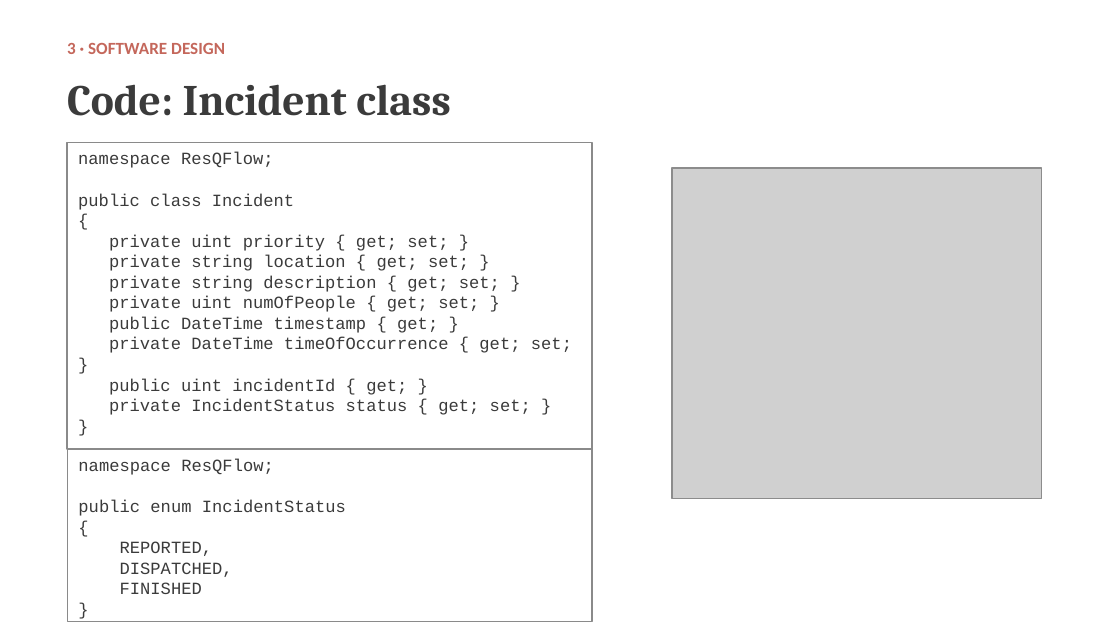
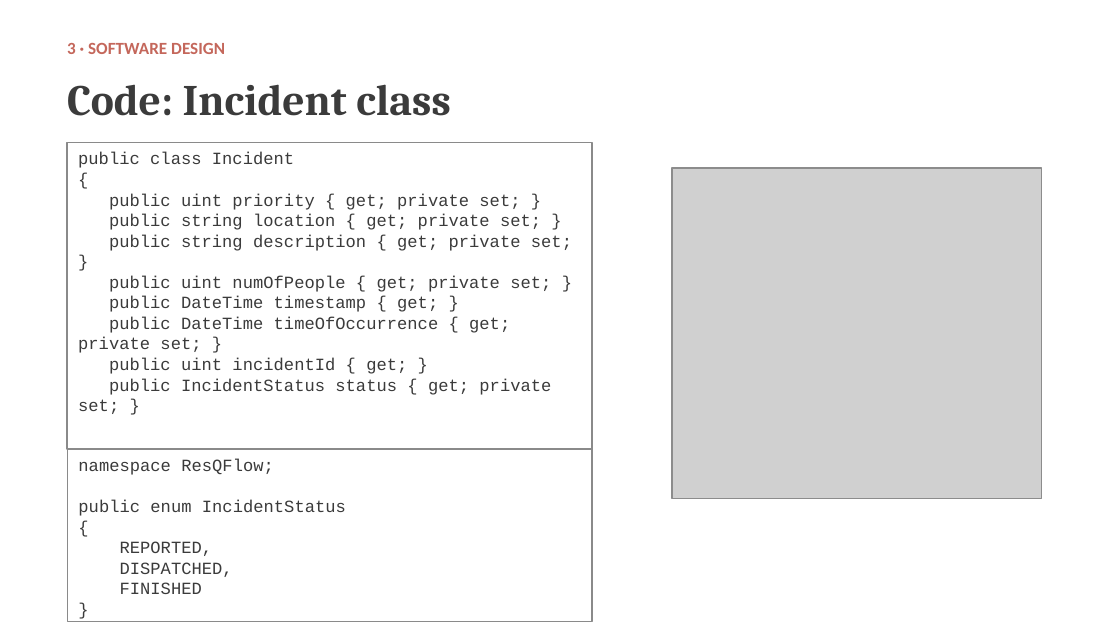
Before and after one commit to Strifonov-tech/SDU-group-semesterp-1-, a slide deck: slide 9 of Documents/Midterm_Presentation.pptx. Drawn at 1120x630 pixels with LibreOffice and Linux fonts; fonts in the diff are those of the drawing; grey boxes stand for pictures; background and template pictures are left out. Boxes give left, top, right and bottom in pixels: in the first picture for what was removed or moved away, otherwise in the second. Text is boxed around its words. In the diff, an @@ line names an element or a change of style, - is before the commit and + after.

Commit message:
fix incident properties

```diff
--- a/Documents/Midterm_Presentation.pptx
+++ b/Documents/Midterm_Presentation.pptx
@@ text in rectangle at (78, 152, 572, 414): text changed @@
-namespace ResQFlow;
-public class Incident
-{
-private uint priority { get; set; }
-private string location { get; set; }
-private string description { get; set; }
-private uint numOfPeople { get; set; }
-public DateTime timestamp { get; }
-private DateTime timeOfOccurrence { get; set; }
-public uint incidentId { get; }
-private IncidentStatus status { get; set; }
-}
+public class Incident
+{
+public uint priority { get; private set; }
+public string location { get; private set; }
+public string description { get; private set; }
+public uint numOfPeople { get; private set; }
+public DateTime timestamp { get; }
+public DateTime timeOfOccurrence { get; private set; }
+public uint incidentId { get; }
+public IncidentStatus status { get; private set; }
```
Also in this commit, not shown: 1 other file.
